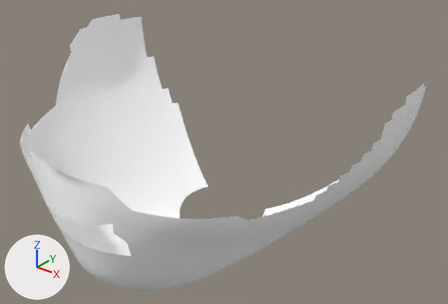
The glTF model modules/gamer-services/assets/avatars/v3/facial_heavystubble.female.glb: old version first, new version second.
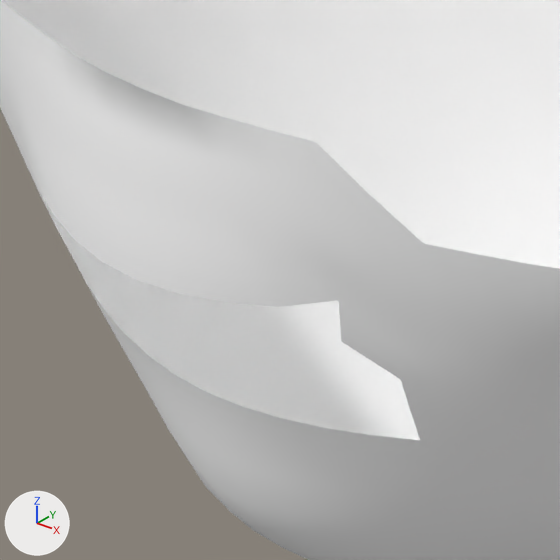
Each version is shown whole from a camera (50 mm lens) standing at (0.302, -0.376, 1.634) and looking at (0.025, -0.029, 1.419), then close up on the part from 8% to 36% of the width and 51% to 93% of the height. The axes (+X, +Y, +Z) are drawn at lower left. The lights are the same throughout. The last two pictures show the newer version.

Before the edit, the objects in view are built like this:
```python
me_facial_heavystubble = bpy.data.meshes.new('facial_heavystubble')
me_facial_heavystubble.from_pydata(...)  # 2448 vertices, 4622 faces; spans x -0.158..0.158, y -0.169..0.059, z 1.327..1.491
me_facial_heavystubble.materials.append(mat_facial_heavystubble_0)  # white #ffffff
ob_facial_heavystubble = bpy.data.objects.new('facial_heavystubble', me_facial_heavystubble)
ob_facial_heavystubble.location = (0.0, 0.0, 0.0)
```
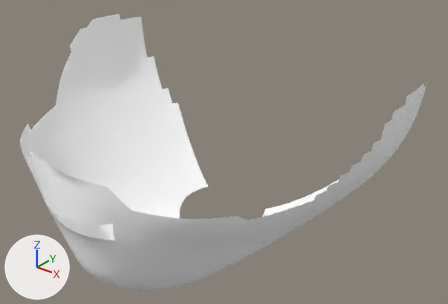
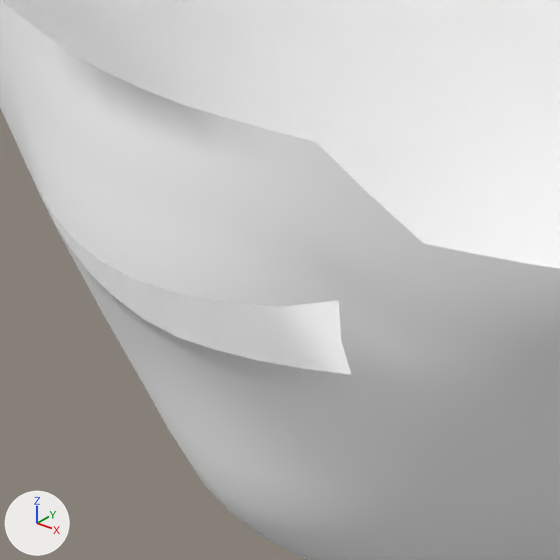
What differs and where, as boxes [x1, y1, x2, y2] in the close-ups (560 x 560 px):
part 1 of me_facial_heavystubble, added
    after: [50, 215, 420, 440]

The change, as a diff of the scene's bpy script:
```diff
--- a/modules/gamer-services/assets/avatars/v3/facial_heavystubble.female.glb.py
+++ b/modules/gamer-services/assets/avatars/v3/facial_heavystubble.female.glb.py
@@ me_facial_heavystubble @@
 # used by ob_facial_heavystubble; location = (0.0, 0.0, 0.0)
-me_facial_heavystubble.from_pydata(...)  # 2448 vertices, 4622 faces; spans x -0.158..0.158, y -0.169..0.059, z 1.327..1.491
+me_facial_heavystubble.from_pydata(...)  # 2467 vertices, 4667 faces; spans x -0.158..0.158, y -0.169..0.059, z 1.327..1.491
+# me_facial_heavystubble part 1
+# 13 vertices are added at x -0.028..0.036, y -0.163..-0.156, z 1.399..1.407
+# 6 new vertices lie (0.0, -0.002, 0.007) away from vertices in x -0.035..0.035, y -0.158..-0.152, z 1.392..1.393
+# 45 new faces join them
 me_facial_heavystubble.materials.append(mat_facial_heavystubble_0)
```
